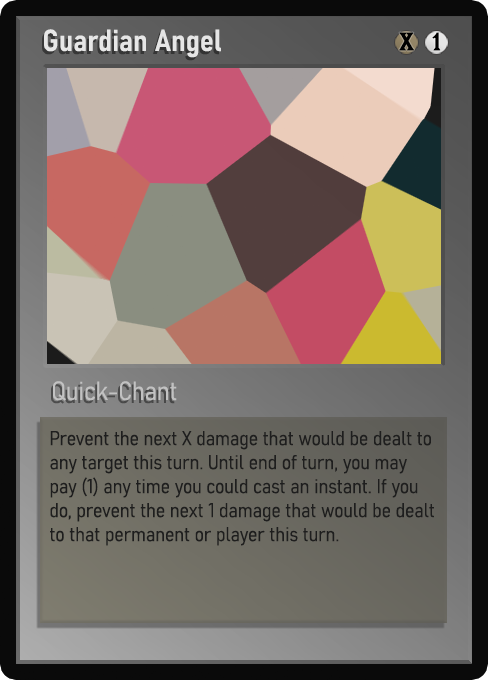
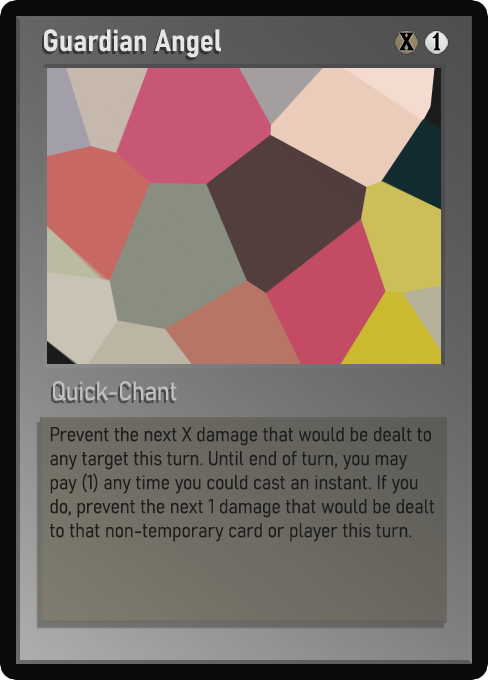
Layer changes from the first 488px x 680px image to the second:
renamed "Desc_smaller" to "Desc_small", showed it, moved it above "Desc_smaller", painted on it over [left=50, top=427, right=434, bottom=542]
renamed "Desc_small" to "Desc_smaller", hid it, painted on it over [left=50, top=427, right=434, bottom=546]
